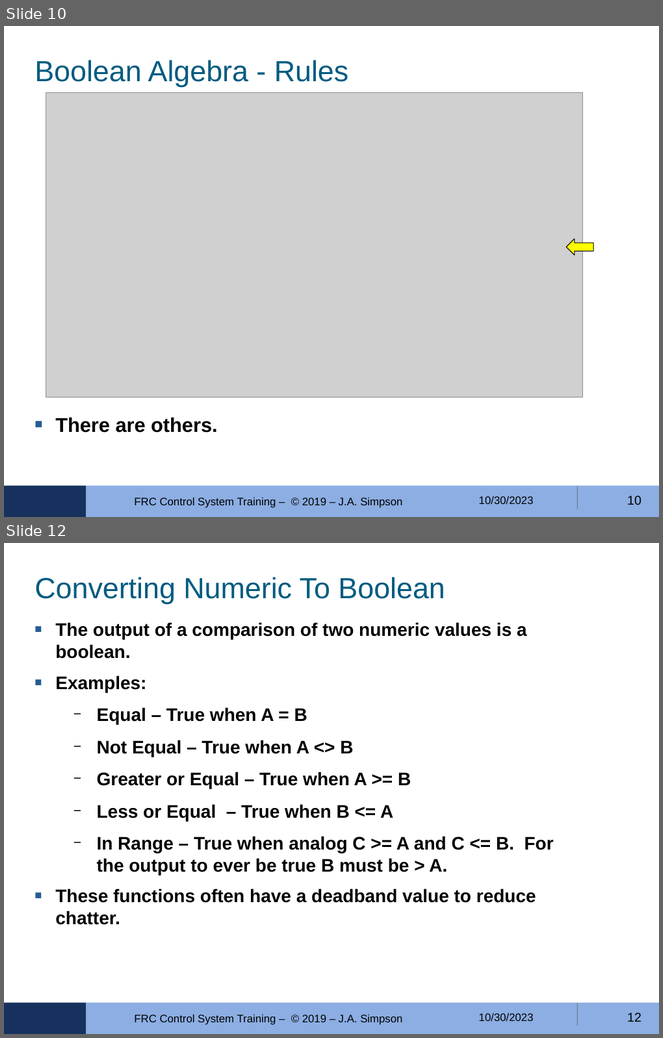
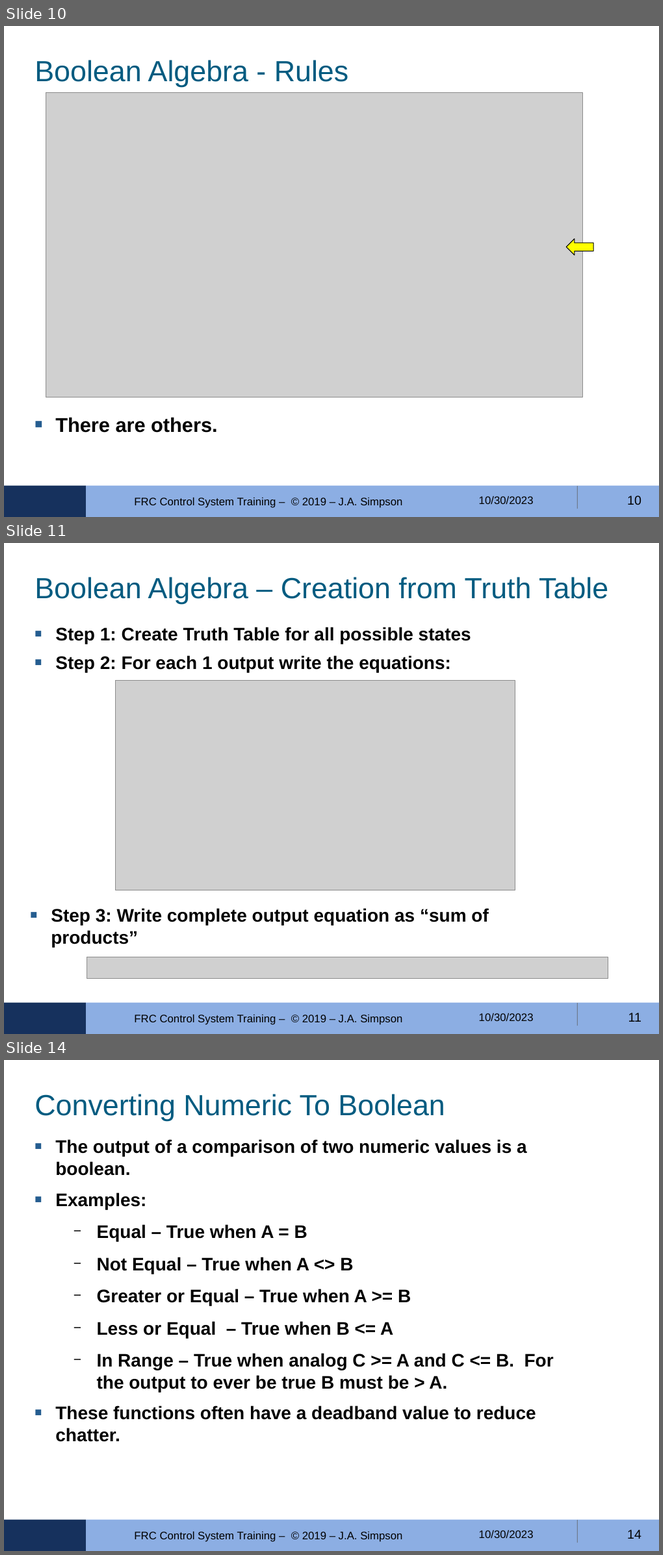
Before and after one commit to FRobotics/2023-RobotCode, a slide deck: Training/ControlLogic-04/FRC-4150-Ctrls-Training-MODULE-04--2023-10-30.odp. Shown one above the other, each under a label of ours: slides 10 and 12 before the commit, slides 10, 11 and 14 after it; the slides between them are not shown. The pictures are 663x1038 and 663x1555 pixels, drawn with LibreOffice and Linux fonts; fonts in the diff are those of the drawing; grey boxes stand for pictures; background and template pictures are left out. Boxes give left, top, right and bottom in pixels: in the first picture for what was removed or moved away, otherwise in the second. Text is boxed around its words. In the diff, an @@ line names an element or a change of style, - is before the commit and + after.

Commit message:
update logic training 4

```diff
--- a/Training/ControlLogic-04/FRC-4150-Ctrls-Training-MODULE-04--2023-10-30.odp
+++ b/Training/ControlLogic-04/FRC-4150-Ctrls-Training-MODULE-04--2023-10-30.odp
@@ slide 11 added at bbox=[4, 543, 659, 1034], background #FFFFFF; not listed: 3 template elements that a slide beside it also shows @@
@@ title added at bbox=[35, 577, 608, 603], 32 pt, text #025B80 @@
+Boolean Algebra – Creation from Truth Table
@@ text added at bbox=[55, 627, 471, 644], 20 pt, text #000000, bold @@
+■ Step 1: Create Truth Table for all possible states
@@ text added at bbox=[55, 655, 451, 672], 20 pt, text #000000, bold @@
+■ Step 2: For each 1 output write the equations:
@@ picture added at bbox=[115, 681, 515, 890] @@
@@ text added at bbox=[51, 908, 488, 947], 20 pt, text #000000, bold @@
+■ Step 3: Write complete output equation as “sum of products”
@@ picture added at bbox=[87, 957, 608, 979] @@
@@ text added at bbox=[134, 1015, 402, 1025], 12 pt, text #000000 @@
+FRC Control System Training – © 2019 – J.A. Simpson
@@ text added at bbox=[479, 1014, 534, 1021], 12 pt, text #000000 @@
+10/30/2023
@@ page number added at bbox=[629, 1013, 642, 1022], 14 pt, text #000000 @@
+11
@@ what was slide 12 is now slide 14 @@
@@ page number at bbox=[627, 1530, 642, 1539]: text changed @@
-12
+14
```
Also in this commit, not shown: 1 slide changed, 1 other slide added, 2 other files.
